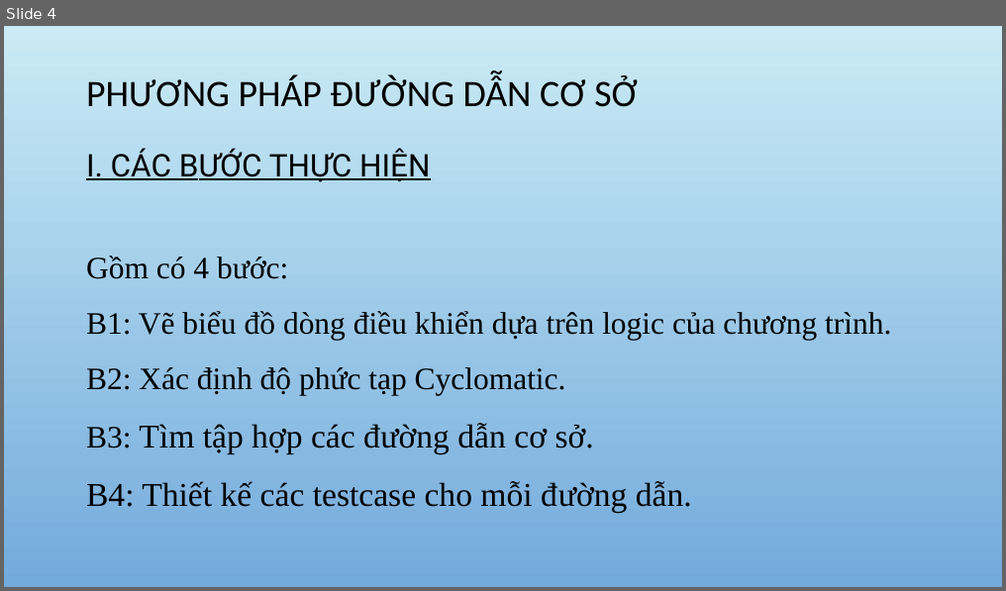
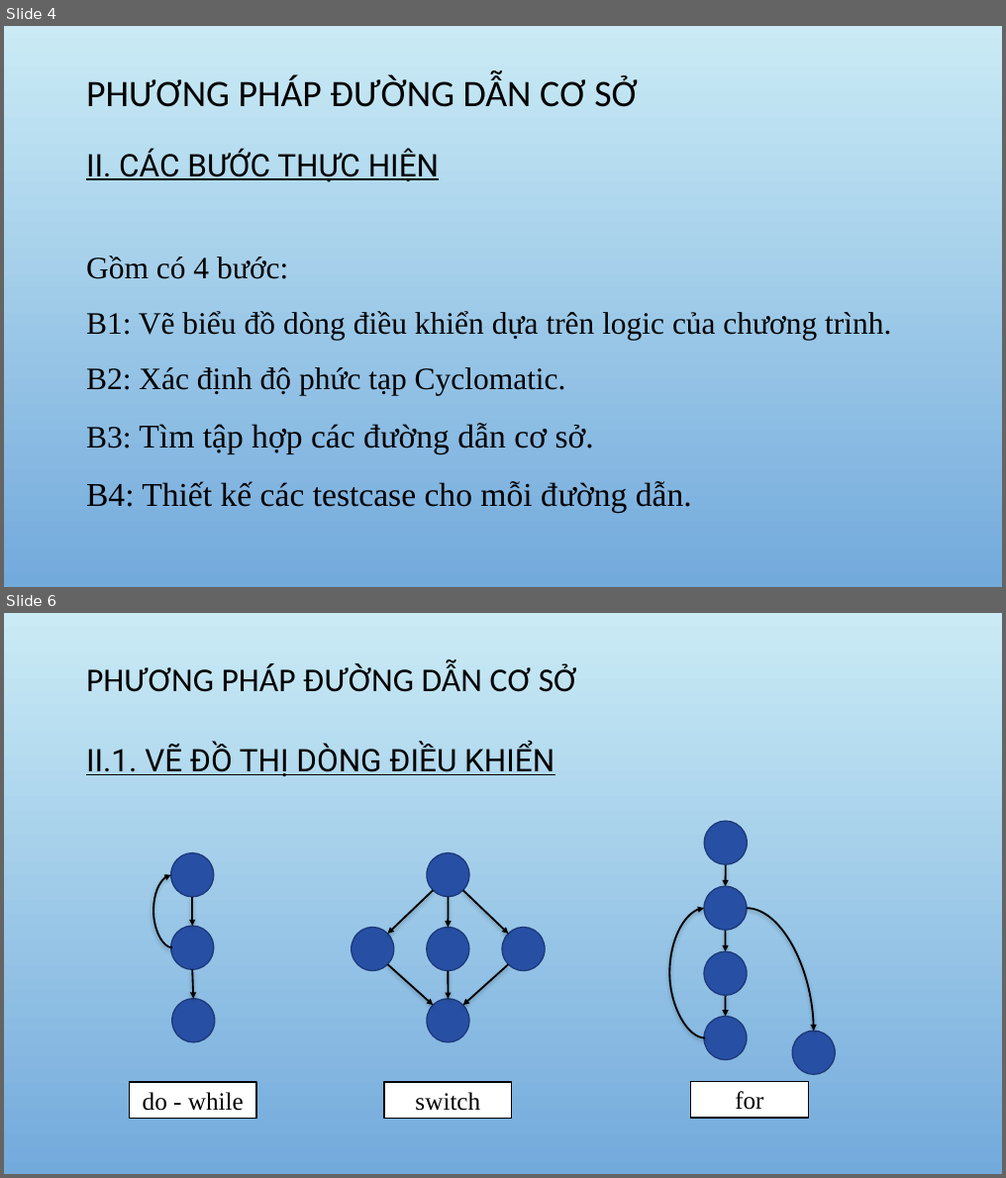
Before and after one commit to DoAnCNDD/CNDD, a slide deck: CNPM.pptx. Shown one above the other, each under a label of ours: slide 4 before the commit, slides 4 and 6 after it; the slides between them are not shown. The pictures are 1006x591 and 1006x1178 pixels, drawn with LibreOffice and Linux fonts; fonts in the diff are those of the drawing; background and template pictures are left out. Boxes give left, top, right and bottom in pixels: in the first picture for what was removed or moved away, otherwise in the second. Text is boxed around its words. In the diff, an @@ line names an element or a change of style, - is before the commit and + after.

```diff
--- a/CNPM.pptx
+++ b/CNPM.pptx
@@ slide 6 added at bbox=[4, 613, 1002, 1174], background picture (left out) @@
@@ title added at bbox=[86, 664, 577, 692], 32 pt, text #000000 @@
+PHƯƠNG PHÁP ĐƯỜNG DẪN CƠ SỞ
@@ text added at bbox=[86, 744, 554, 777], 30 pt, text #000000, underline @@
+II.1. VẼ ĐỒ THỊ DÒNG ĐIỀU KHIỂN
@@ group added at bbox=[669, 821, 835, 1074]: 5 ellipses, 3 arrows, 2 curved arrows @@
@@ group added at bbox=[153, 854, 215, 1043]: 3 ellipses, 2 arrows, 1 curved arrow @@
@@ group added at bbox=[351, 854, 545, 1043]: 6 arrows, 5 ellipses @@
@@ rectangle added at bbox=[129, 1082, 256, 1118], fill #FFFFFF, outline #000000 1.25 pt, 24 pt, text #000000 @@
+do - while
@@ rectangle added at bbox=[384, 1082, 512, 1118], fill #FFFFFF, outline #000000 1.25 pt, 24 pt, text #000000 @@
+switch
@@ rectangle added at bbox=[690, 1081, 809, 1118], fill #FFFFFF, outline #000000 1.25 pt, 24 pt, text #000000 @@
+for
@@ slide 4 changed as well @@
@@ text at bbox=[86, 148, 439, 182]: text changed @@
-I. CÁC BƯỚC THỰC HIỆN
+II. CÁC BƯỚC THỰC HIỆN
```
Also in this commit, not shown: 4 other slides changed, 16 other slides added.
